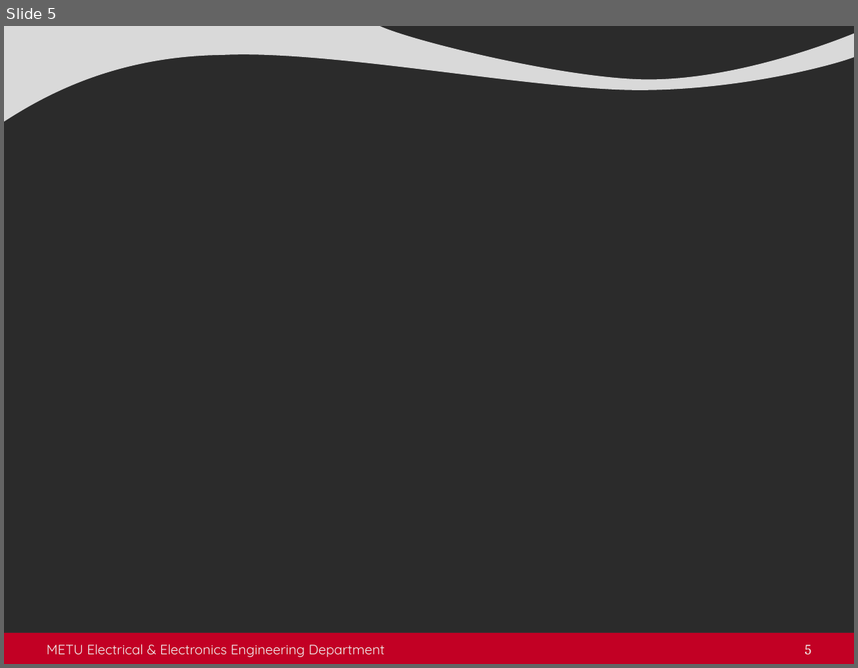
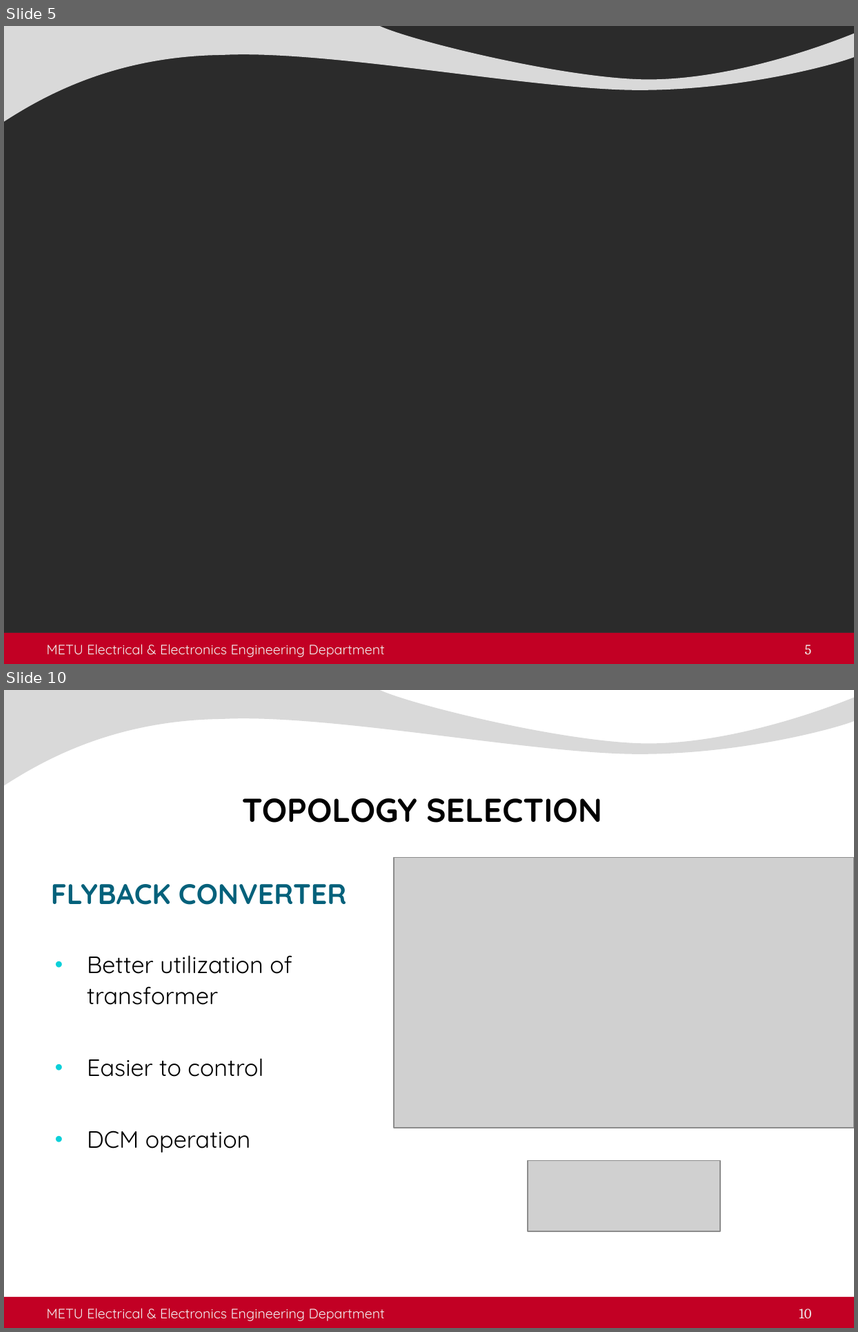
Before and after one commit to busranurkocak/EE464-Term-Project, a slide deck: Presentation/Isolated_presentation.pptx. Shown one above the other, each under a label of ours: slide 5 before the commit, slides 5 and 10 after it; the slides between them are not shown. The pictures are 858x668 and 858x1332 pixels, drawn with LibreOffice and Linux fonts; fonts in the diff are those of the drawing; grey boxes stand for pictures; background and template pictures are left out; a plain dark background stands for a picture behind light text. Boxes give left, top, right and bottom in pixels: in the first picture for what was removed or moved away, otherwise in the second. Text is boxed around its words. In the diff, an @@ line names an element or a change of style, - is before the commit and + after.

Commit message:
Transformer design presentation added.

```diff
--- a/Presentation/Isolated_presentation.pptx
+++ b/Presentation/Isolated_presentation.pptx
@@ slide 10 added at (4,690,854,1328), background picture (left out); not listed: 2 template elements that a slide beside it also shows @@
@@ title added at (242,798,602,822), 28 pt, text #000000, bold @@
+TOPOLOGY SELECTION
@@ picture added at (394,858,854,1127) @@
@@ text added at (51,884,346,905), 24 pt, text #04617B, bold @@
+FLYBACK CONVERTER
@@ text added at (87,955,292,1152), 20 pt, text #000000 @@
+• Better utilization of transformer
+• Easier to control
+• DCM operation
@@ picture added at (528,1160,721,1231) @@
@@ text added at (47,1308,385,1321), 11.5 pt, text #F2F2F2 @@
+METU Electrical & Electronics Engineering Department
@@ page number added at (799,1308,811,1318), 12 pt, text #F2F2F2 @@
+10
```
Also in this commit, not shown: 9 other slides added.
